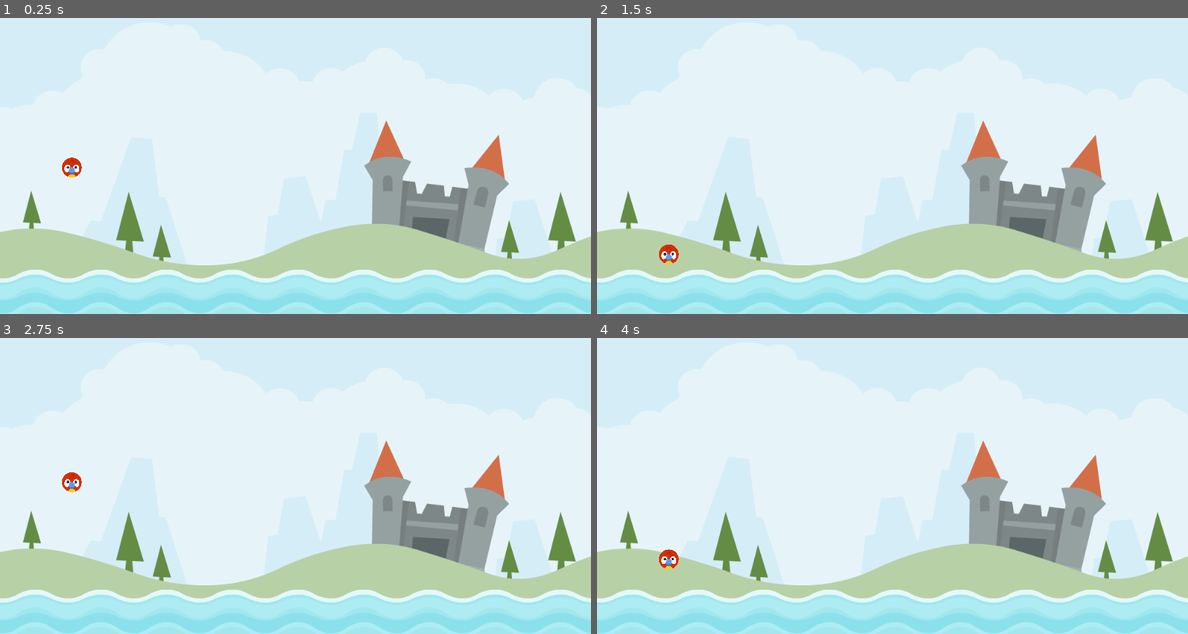
Above: before the commit, frames 1-4 (two rows, left to right).
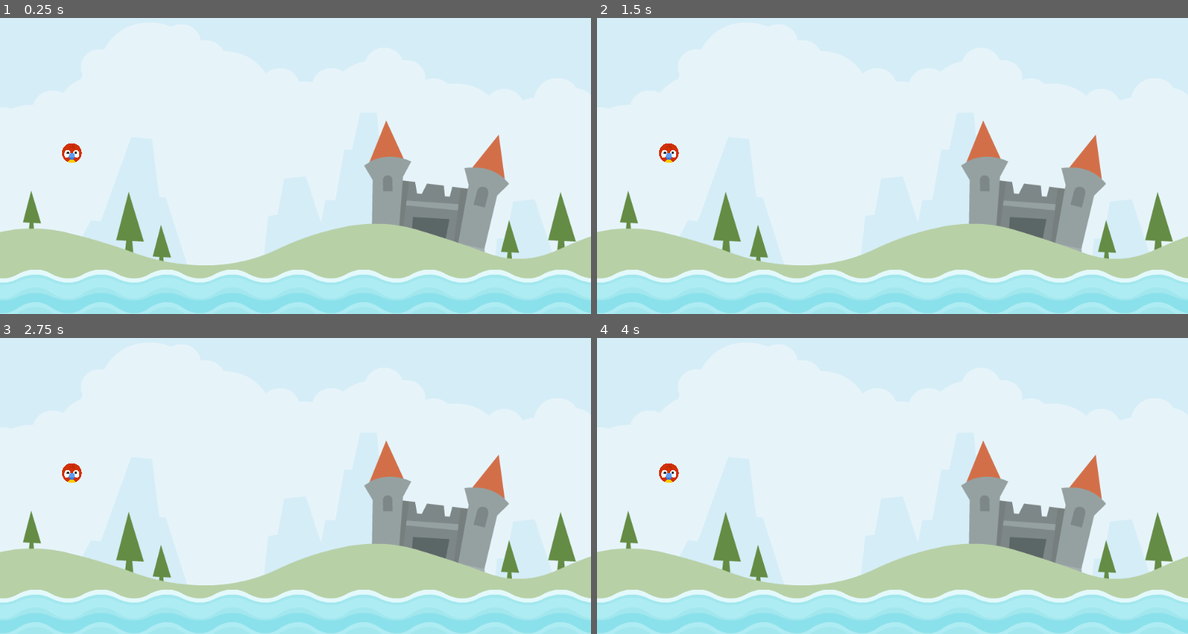
Above: after the commit, the same moments.

Repository: jaerrib/learning-godot
Game: Godot game, scene res://scenes/level/level.tscn
Same seed, same stepped clock (60 frames per second), same inputs: the game is played once before the commit and once after it.
Inputs (mouse positions are in pixels of both pictures, inside the frame that each line leads up to):
- Up to frame 1 (0.25 s): no input
- Up to frame 2 (1.5 s): move the mouse to (1022, 130) at 0.52 s; press the mouse at (1022, 130) at 0.53 s; release the mouse at (1022, 130) at 1.25 s; drag from (774, 166) to (892, 311) at 1.27 s
- Up to frame 3 (2.75 s): move the mouse to (354, 394) at 2.02 s; press the mouse at (354, 394) at 2.03 s
- Up to frame 4 (4 s): release the mouse at (951, 394) at 2.75 s; drag from (862, 533) to (715, 417) at 2.77 s; move the mouse to (1069, 518) at 3.52 s; press the mouse at (1069, 518) at 3.53 s

The runs differ from the first frame. In frame 1, 0.3% of the frame differs, in the area x 10-14%, y 42-54%; in frame 2, 0.3%, in the area x 10-14%, y 42-84%; in frame 3, 0.3%; in frame 4, 0.3%.

Commit message:
Add animal state

Diff:
--- a/angry-animals/project.godot
+++ b/angry-animals/project.godot
@@ -23,6 +23,14 @@
 
 window/stretch/mode="canvas_items"
 
+[input]
+
+drag={
+"deadzone": 0.5,
+"events": [Object(InputEventMouseButton,"resource_local_to_scene":false,"resource_name":"","device":-1,"window_id":0,"alt_pressed":false,"shift_pressed":false,"ctrl_pressed":false,"meta_pressed":false,"button_mask":1,"position":Vector2(199, 16),"global_position":Vector2(208, 62),"factor":1.0,"button_index":1,"canceled":false,"pressed":true,"double_click":false,"script":null)
+]
+}
+
 [rendering]
 
 renderer/rendering_method="mobile"
--- a/angry-animals/scenes/animal/animal.gd
+++ b/angry-animals/scenes/animal/animal.gd
@@ -1,4 +1,10 @@
 extends RigidBody2D
+
+
+enum ANIMAL_STATE { READY, DRAG, RELEASE }
+
+
+var _state: ANIMAL_STATE = ANIMAL_STATE.READY
 
 
 # Called when the node enters the scene tree for the first time.
@@ -8,7 +14,36 @@
 
 # Called every frame. 'delta' is the elapsed time since the previous frame.
 func _physics_process(delta: float) -> void:
-	pass
+	update(delta)
+
+
+func set_new_state(new_state: ANIMAL_STATE) -> void:
+	_state = new_state
+	if _state == ANIMAL_STATE.RELEASE:
+		freeze = false
+	elif _state == ANIMAL_STATE.DRAG:
+		pass
+
+
+func detect_release() -> bool:
+	if _state == ANIMAL_STATE.DRAG:
+		if Input.is_action_just_released("drag"):
+			set_new_state(ANIMAL_STATE.RELEASE)
+			return true
+	return false
+
+
+func update_drag() -> void:
+	if detect_release():
+		pass
+	var gmp = get_global_mouse_position()
+	position = gmp
+
+
+func update(delta: float) -> void:
+	match _state:
+		ANIMAL_STATE.DRAG:
+			update_drag()
 
 
 func die() -> void:
@@ -18,3 +53,8 @@
 
 func _on_visible_on_screen_notifier_2d_screen_exited() -> void:
 	die()
+
+
+func _on_input_event(viewport: Node, event: InputEvent, shape_idx: int) -> void:
+	if _state == ANIMAL_STATE.READY  and event.is_action_pressed("drag"):
+		set_new_state(ANIMAL_STATE.DRAG)
--- a/angry-animals/scenes/animal/animal.tscn
+++ b/angry-animals/scenes/animal/animal.tscn
@@ -7,6 +7,8 @@
 radius = 19.0
 
 [node name="Animal" type="RigidBody2D"]
+input_pickable = true
+freeze = true
 script = ExtResource("1_webkk")
 
 [node name="Sprite2D" type="Sprite2D" parent="."]
@@ -20,4 +22,5 @@
 position = Vector2(4.76837e-07, -9.53674e-07)
 scale = Vector2(1.9, 1.9)
 
+[connection signal="input_event" from="." to="." method="_on_input_event"]
 [connection signal="screen_exited" from="VisibleOnScreenNotifier2D" to="." method="_on_visible_on_screen_notifier_2d_screen_exited"]
